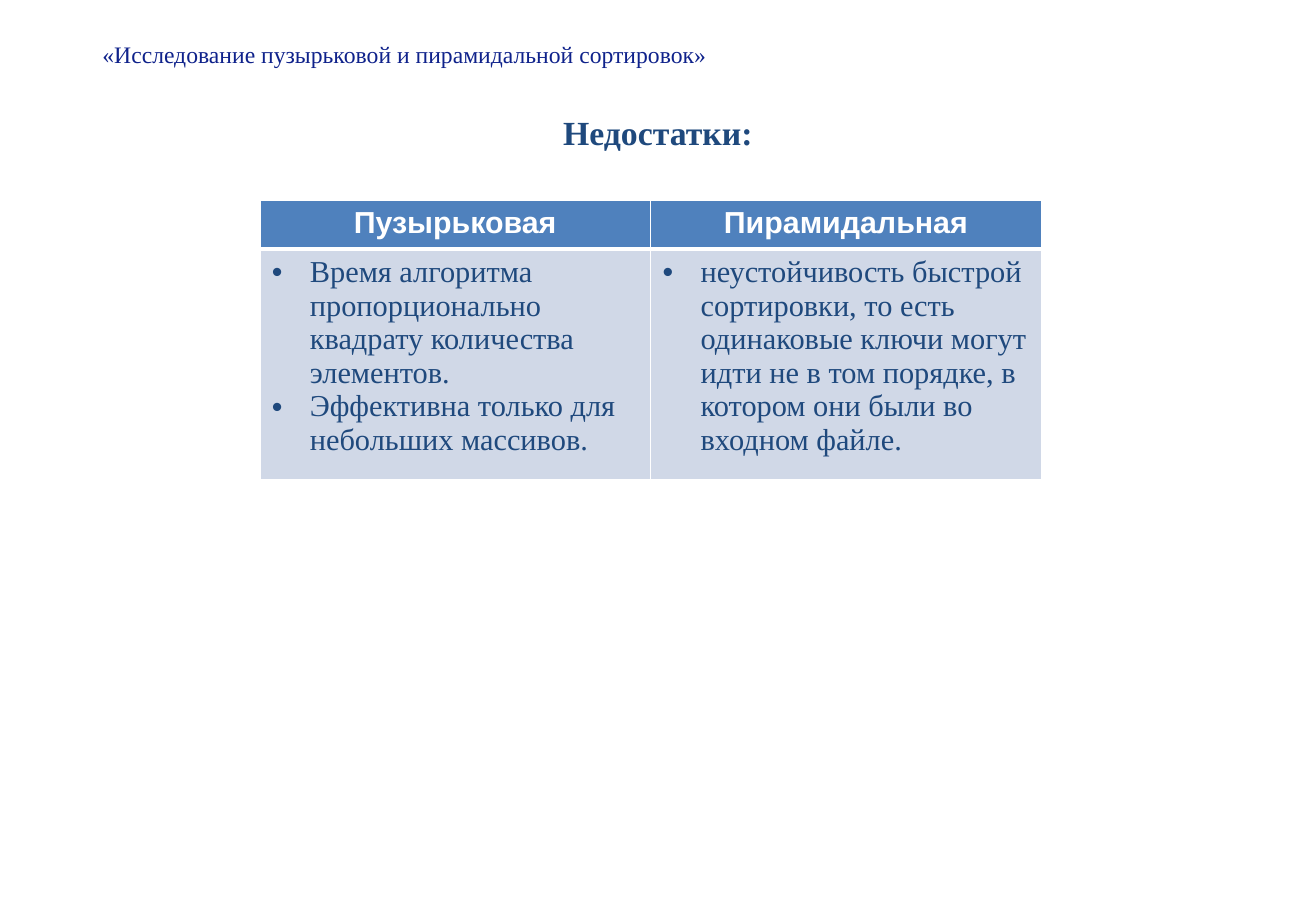
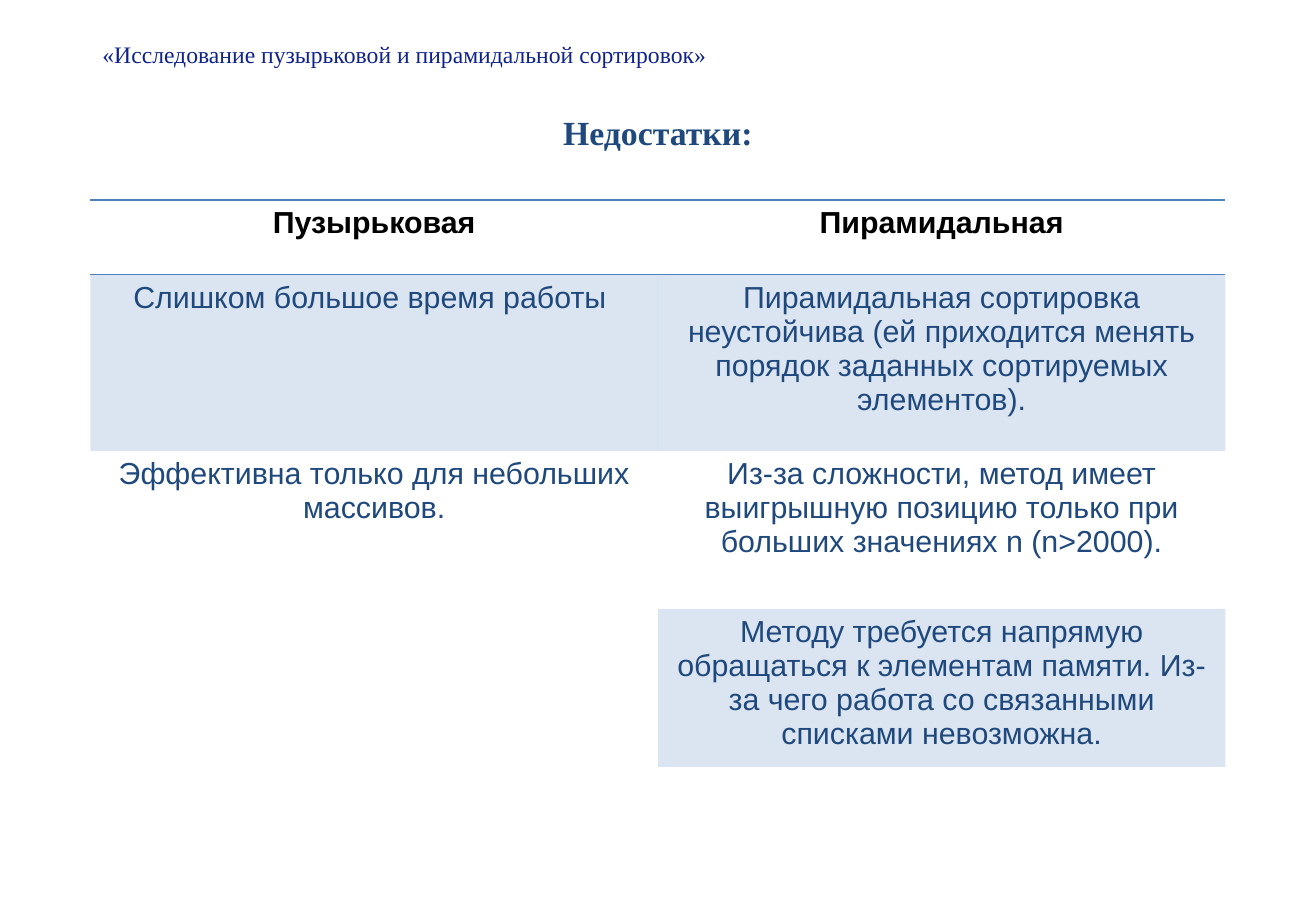
Before and after one commit to glukhovsa/TeamDz, a slide deck: slide 15 of Презентация.pptx (slide 14 before the commit). Drawn at 1316x911 pixels with LibreOffice and Linux fonts; fonts in the diff are those of the drawing. Boxes give left, top, right and bottom in pixels: in the first picture for what was removed or moved away, otherwise in the second. Text is boxed around its words. In the diff, an @@ line names an element or a change of style, - is before the commit and + after.

```diff
--- a/Презентация.pptx
+++ b/Презентация.pptx
@@ table at <box>90,200,1224,767</box> @@
-row 2: Время алгоритма пропорционально квадрату количества элементов. / Эффективна только для небольших массивов. | неустойчивость быстрой сортировки, то есть одинаковые ключи могут идти не в том порядке, в котором они были во входном файле.
+row 2: Слишком большое время работы | Пирамидальная сортировка неустойчива (ей приходится менять порядок заданных сортируемых элементов).
+row 3: Эффективна только для небольших массивов. | Из-за сложности, метод имеет выигрышную позицию только при больших значениях n (n>2000).
+row 4:  | Методу требуется напрямую обращаться к элементам памяти. Из-за чего работа со связанными списками невозможна.
@@ table: place and size @@
-table at <box>260,200,1042,481</box>
+table at <box>90,200,1224,767</box>
```
Also in this commit, not shown: 5 other slides changed, 5 slides added, 3 other files.
